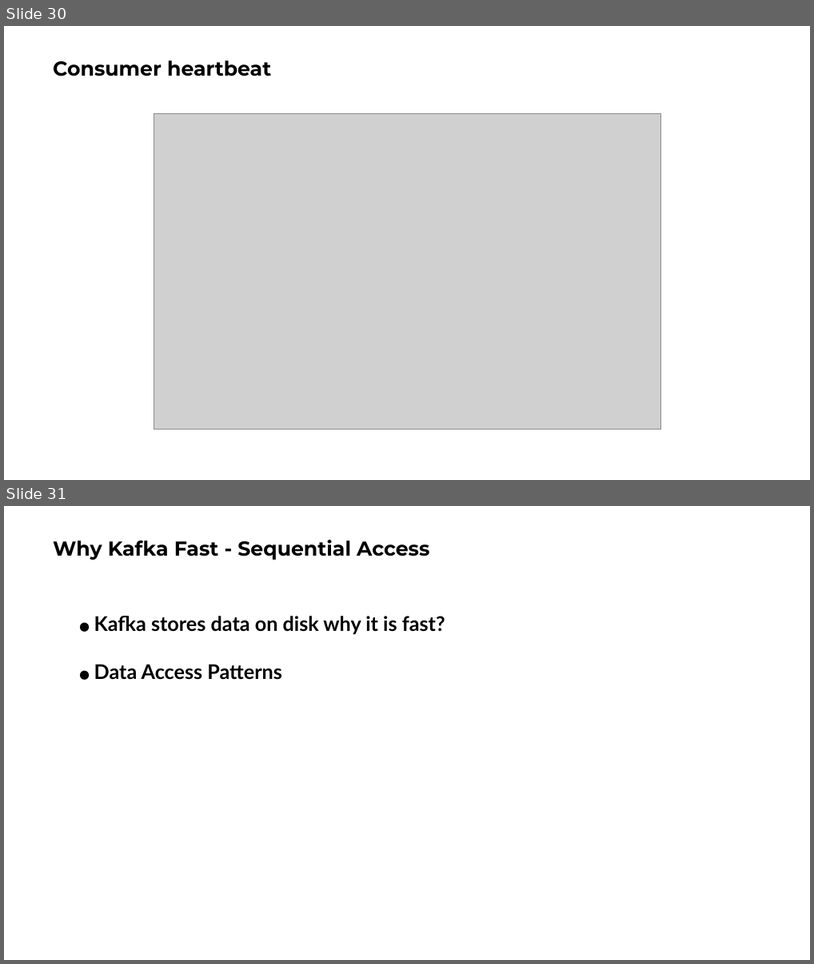
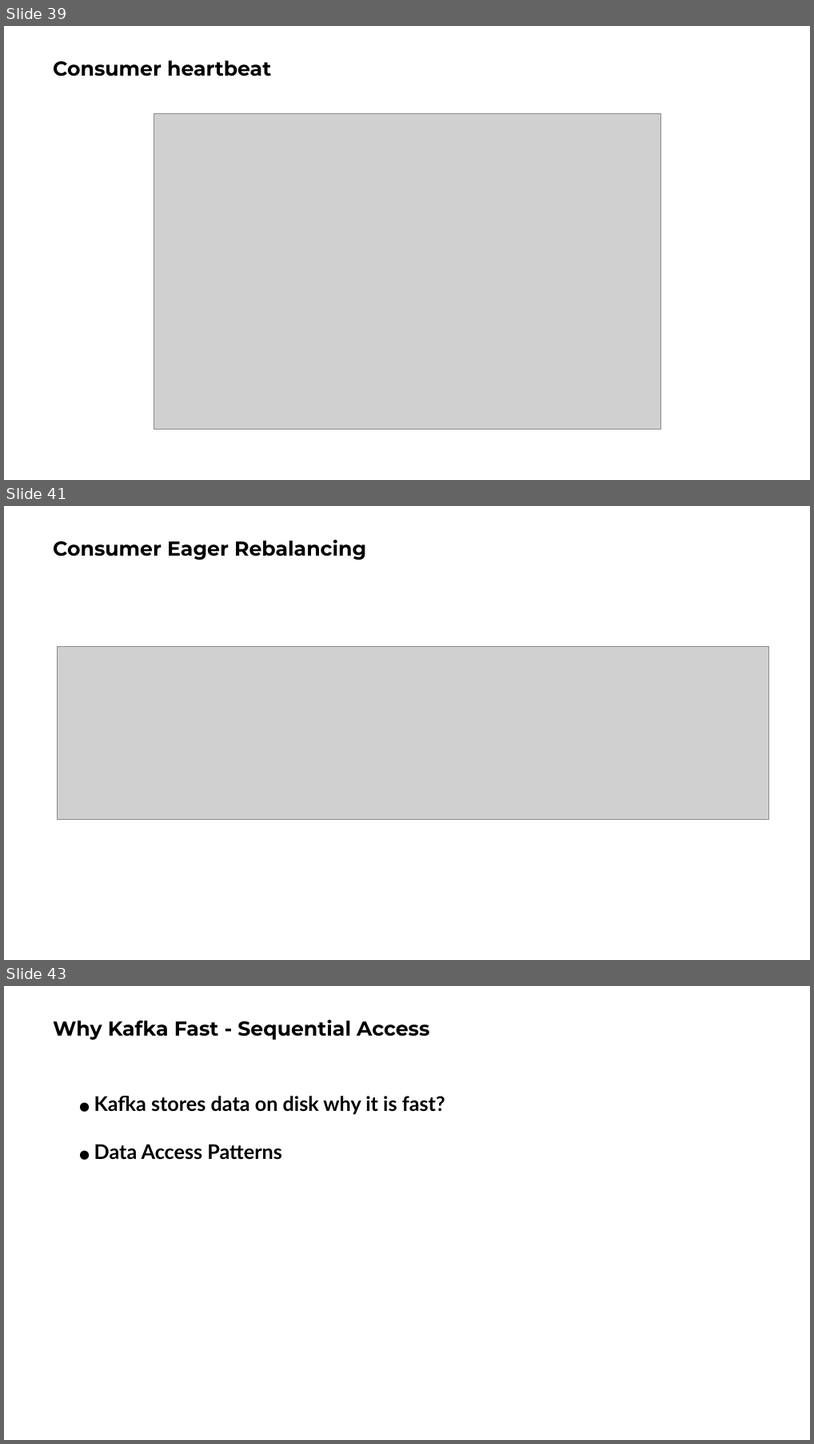
Before and after one commit to ngoctd314/tech-talk, a slide deck: kafka/slide.pptx. Shown one above the other, each under a label of ours: slides 30 and 31 before the commit, slides 39, 41 and 43 after it; the slides between them are not shown. The pictures are 814x964 and 814x1444 pixels, drawn with LibreOffice and Linux fonts; fonts in the diff are those of the drawing; grey boxes stand for pictures. Boxes give left, top, right and bottom in pixels: in the first picture for what was removed or moved away, otherwise in the second. Text is boxed around its words. In the diff, an @@ line names an element or a change of style, - is before the commit and + after.

```diff
--- a/kafka/slide.pptx
+++ b/kafka/slide.pptx
@@ slide 41 added at [4, 506, 810, 960], background #FFFFFF @@
@@ title added at [53, 540, 366, 560], 24 pt, text #000000, bold @@
+Consumer Eager Rebalancing
@@ picture added at [58, 646, 770, 820] @@
@@ what was slide 30 is now slide 39 @@
@@ what was slide 31 is now slide 43 @@
```
Also in this commit, not shown: 4 slides changed, 13 other slides added, 2 slides removed, 4 other files.
